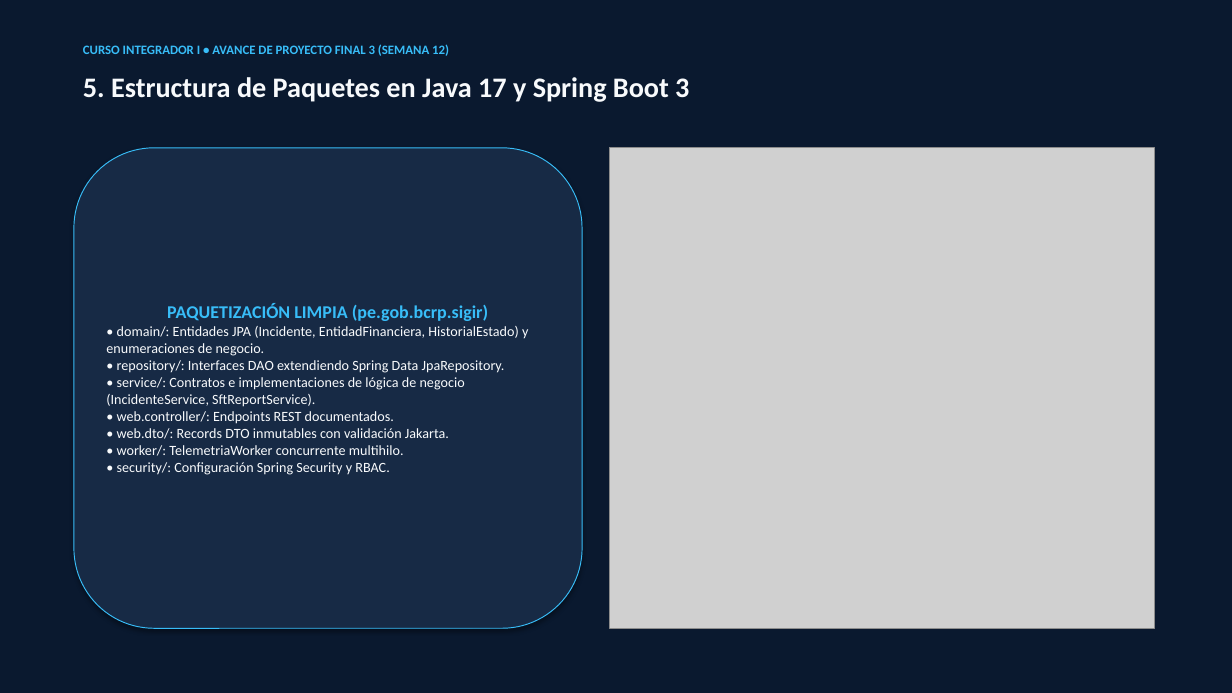
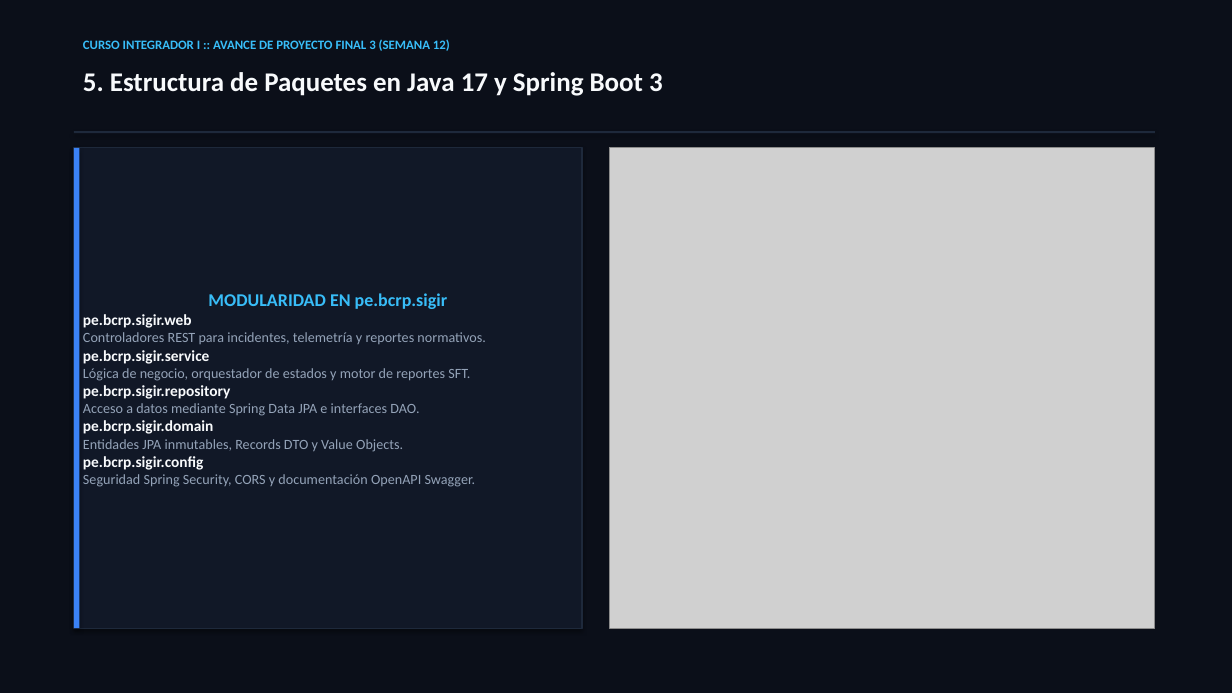
Before and after one commit to frankitoromas-tech/sigir-bcrp, a slide deck: slide 6 of 01_DOCUMENTACION_TECNICA/PRESENTACION_EJECUTIVA_APF3.pptx. Drawn at 1232x693 pixels with LibreOffice and Linux fonts; fonts in the diff are those of the drawing; grey boxes stand for pictures. Boxes give left, top, right and bottom in pixels: in the first picture for what was removed or moved away, otherwise in the second. Text is boxed around its words. In the diff, an @@ line names an element or a change of style, - is before the commit and + after.

```diff
--- a/01_DOCUMENTACION_TECNICA/PRESENTACION_EJECUTIVA_APF3.pptx
+++ b/01_DOCUMENTACION_TECNICA/PRESENTACION_EJECUTIVA_APF3.pptx
@@ rectangle at (x1=0, y1=0, x2=1232, y2=693): fill #0A192F to #0B0F19 @@
@@ text at (x1=83, y1=38, x2=450, y2=53): text changed @@
-CURSO INTEGRADOR I • AVANCE DE PROYECTO FINAL 3 (SEMANA 12)
+CURSO INTEGRADOR I :: AVANCE DE PROYECTO FINAL 3 (SEMANA 12)
@@ text "5. Estructura de Paquetes en ..." at (x1=83, y1=72, x2=663, y2=96): size 22 to 21 pt @@
@@ rectangle "MODULARIDAD EN pe.bcrp.sigir" at (x1=74, y1=148, x2=582, y2=628): rounded rectangle to rectangle; fill #172A45 to #111827; outline #38BDF8 0.75 pt to #1E293B 1 pt @@
@@ rectangle added at (x1=74, y1=131, x2=1155, y2=133), fill #1E293B @@
@@ rectangle added at (x1=74, y1=148, x2=79, y2=628), fill #3B82F6 @@
@@ text in rectangle at (x1=83, y1=293, x2=485, y2=487): text changed; text colour #F8FAFC to #94A3B8 @@
-PAQUETIZACIÓN LIMPIA (pe.gob.bcrp.sigir)
-• domain/: Entidades JPA (Incidente, EntidadFinanciera, HistorialEstado) y enumeraciones de negocio.
-• repository/: Interfaces DAO extendiendo Spring Data JpaRepository.
-• service/: Contratos e implementaciones de lógica de negocio (IncidenteService, SftReportService).
-• web.controller/: Endpoints REST documentados.
-• web.dto/: Records DTO inmutables con validación Jakarta.
-• worker/: TelemetriaWorker concurrente multihilo.
-• security/: Configuración Spring Security y RBAC.
+MODULARIDAD EN pe.bcrp.sigir
+pe.bcrp.sigir.web
+Controladores REST para incidentes, telemetría y reportes normativos.
+pe.bcrp.sigir.service
+Lógica de negocio, orquestador de estados y motor de reportes SFT.
+pe.bcrp.sigir.repository
+Acceso a datos mediante Spring Data JPA e interfaces DAO.
+pe.bcrp.sigir.domain
+Entidades JPA inmutables, Records DTO y Value Objects.
+pe.bcrp.sigir.config
+Seguridad Spring Security, CORS y documentación OpenAPI Swagger.
```
Also in this commit, not shown: 9 other slides changed, 2 slides added, 2 slides removed, 20 other files.
